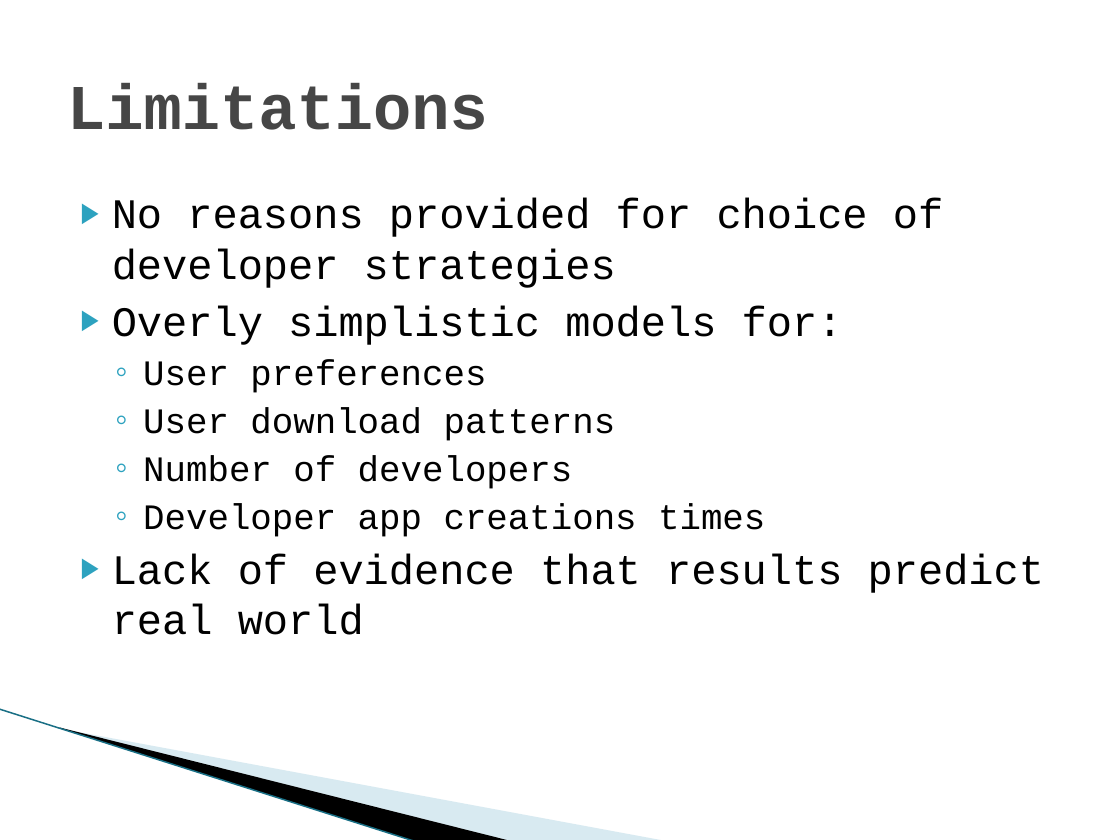
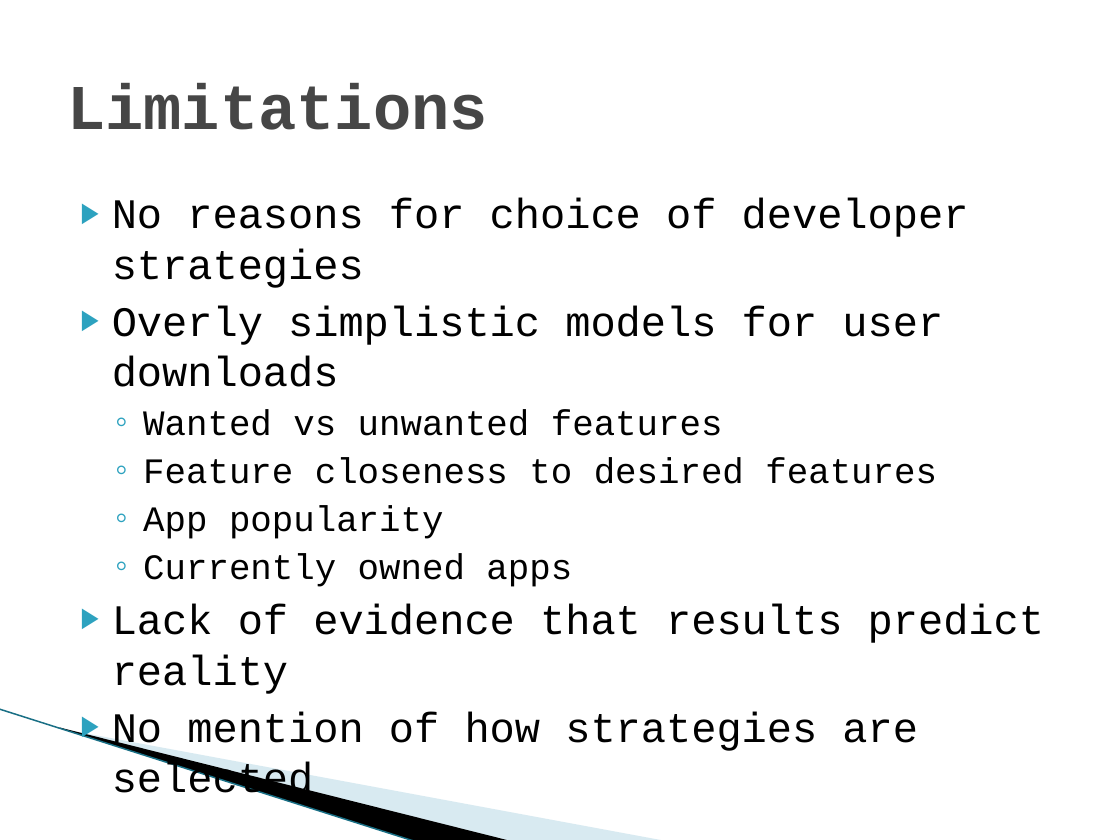
Before and after one commit to vfasburg/cse_848, a slide deck: slide 16 of paper/848_Paper_Presentation_Fasburg_Thomas.pptx. Drawn at 1120x840 pixels with LibreOffice and Linux fonts; fonts in the diff are those of the drawing; background and template pictures are left out. Boxes give left, top, right and bottom in pixels: in the first picture for what was removed or moved away, otherwise in the second. Text is boxed around its words. In the diff, an @@ line names an element or a change of style, - is before the commit and + after.

Commit message:
Added limitations to presentation

```diff
--- a/paper/848_Paper_Presentation_Fasburg_Thomas.pptx
+++ b/paper/848_Paper_Presentation_Fasburg_Thomas.pptx
@@ text at box(112, 198, 1044, 754): text changed @@
-▶ No reasons provided for choice of developer strategies
-▶ Overly simplistic models for:
-  ◦ User preferences
-  ◦ User download patterns
-  ◦ Number of developers
-  ◦ Developer app creations times
-▶ Lack of evidence that results predict real world
+▶ No reasons for choice of developer strategies
+▶ Overly simplistic models for user downloads
+  ◦ Wanted vs unwanted features
+  ◦ Feature closeness to desired features
+  ◦ App popularity
+  ◦ Currently owned apps
+▶ Lack of evidence that results predict reality
+▶ No mention of how strategies are selected
```
Also in this commit, not shown: 3 other files.
